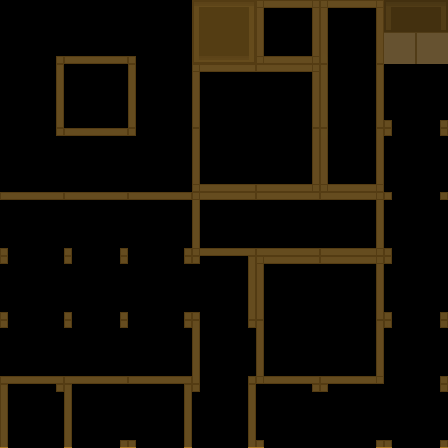
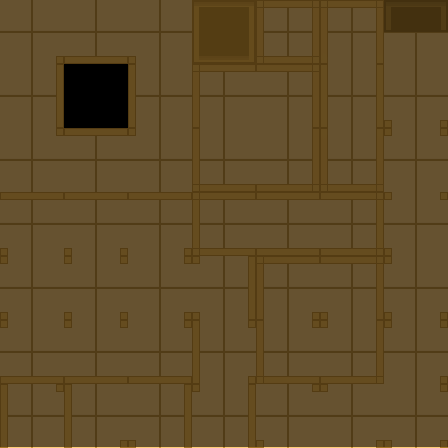
Layer changes from the first 448×448 image to the second:
painted on "side-wall" over [312, 312, 328, 328]
showed "ground" over [0, 0, 448, 448]
